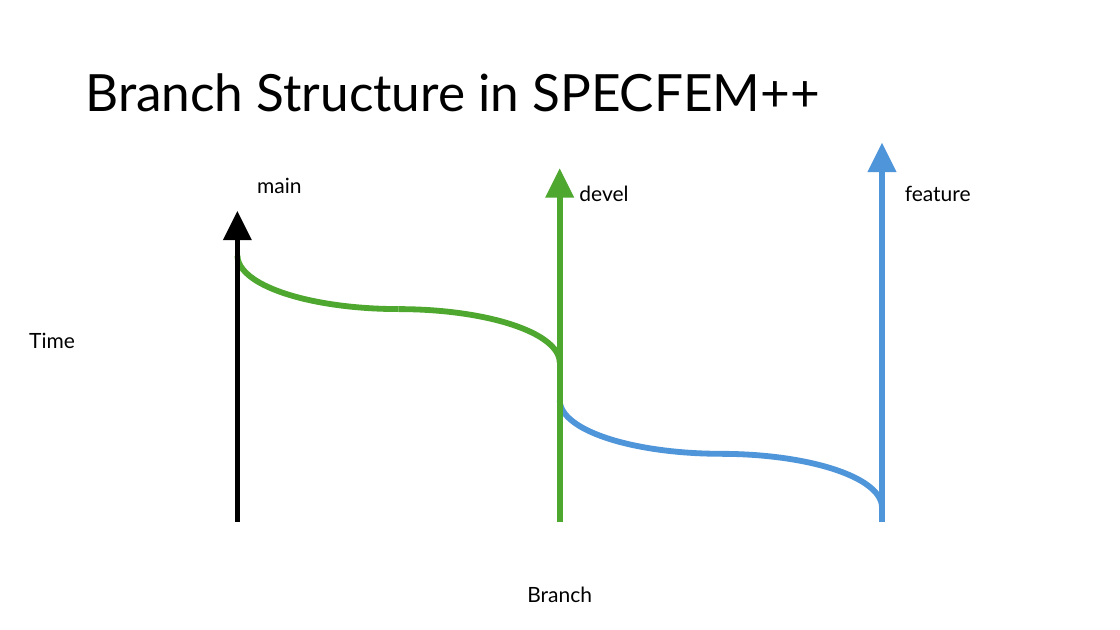
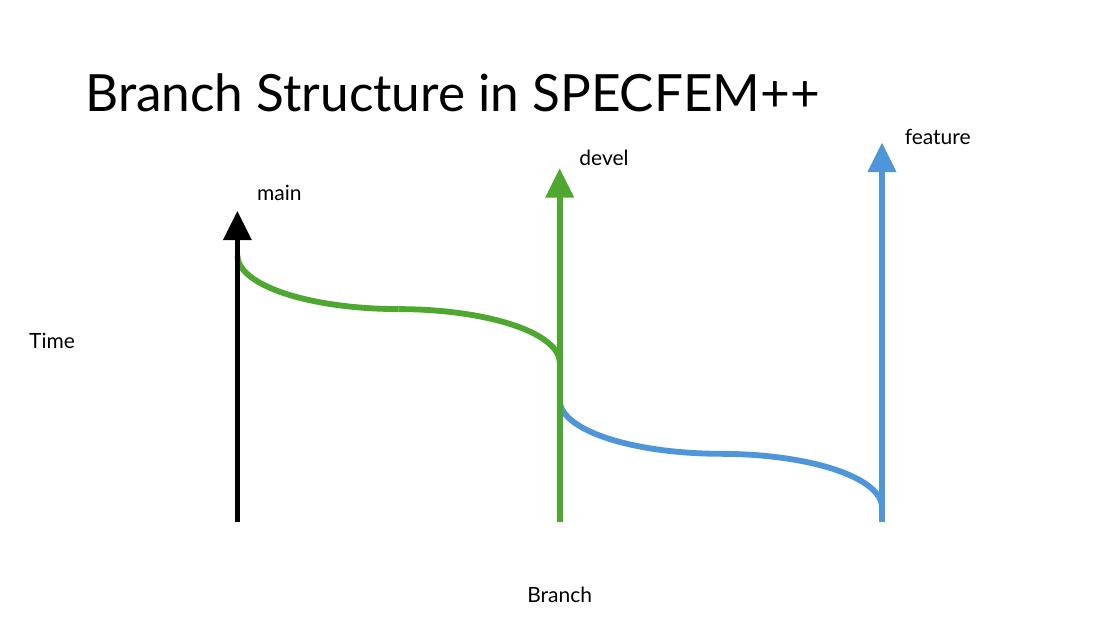
Before and after one commit to PrincetonUniversity/specfempp-notes, a slide deck: slide 2 of presentations/2025/03/Princeton_LLNL_Hackathon/Git_development_Workflow.pptx. Drawn at 1120x630 pixels with LibreOffice and Linux fonts; fonts in the diff are those of the drawing. Boxes give left, top, right and bottom in pixels: in the first picture for what was removed or moved away, otherwise in the second. Text is boxed around its words. In the diff, an @@ line names an element or a change of style, - is before the commit and + after.

Commit message:
FIXED

```diff
--- a/presentations/2025/03/Princeton_LLNL_Hackathon/Git_development_Workflow.pptx
+++ b/presentations/2025/03/Princeton_LLNL_Hackathon/Git_development_Workflow.pptx
@@ text "feature": place and size @@
-text "feature" at [905,185,971,201]
+text "feature" at [905,128,971,144]
@@ text "devel": place and size @@
-text "devel" at [579,185,628,201]
+text "devel" at [579,149,628,165]
@@ text "main": place and size @@
-text "main" at [257,177,301,193]
+text "main" at [257,184,301,200]
```
Also in this commit, not shown: 2 other slides changed.
